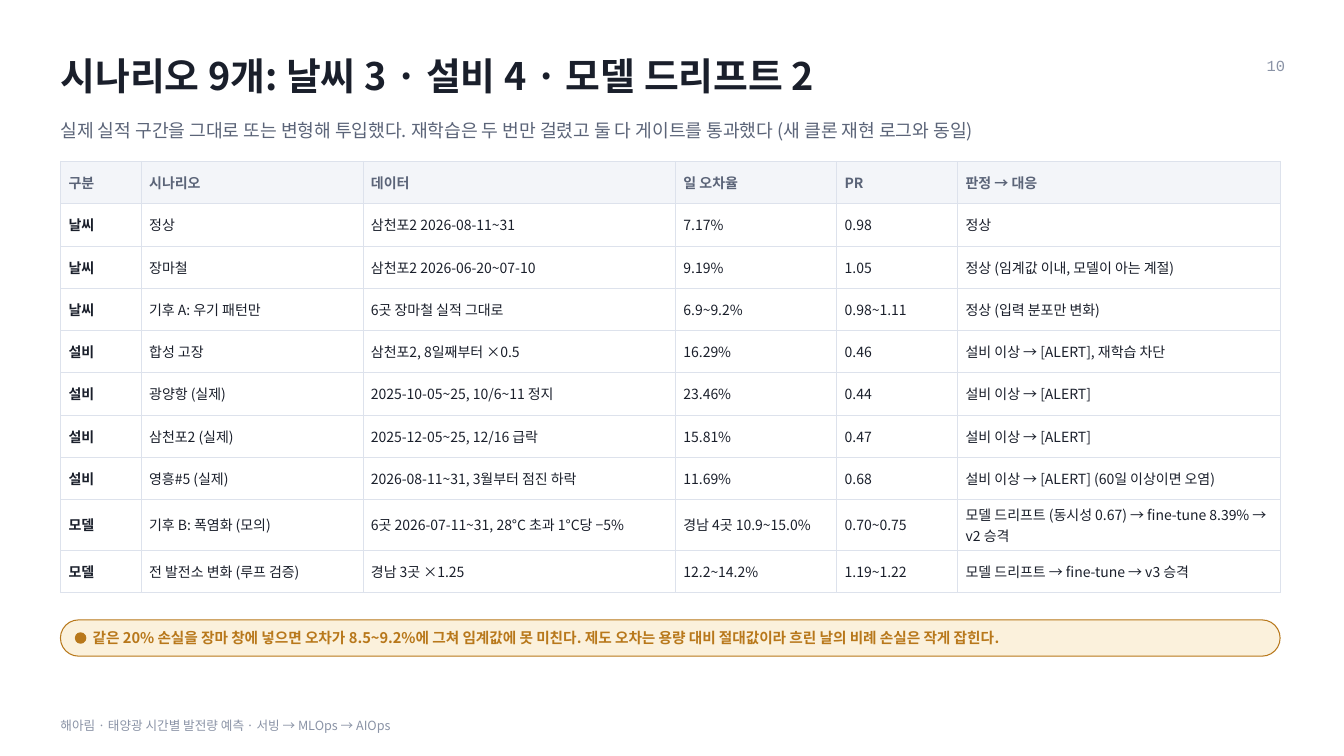
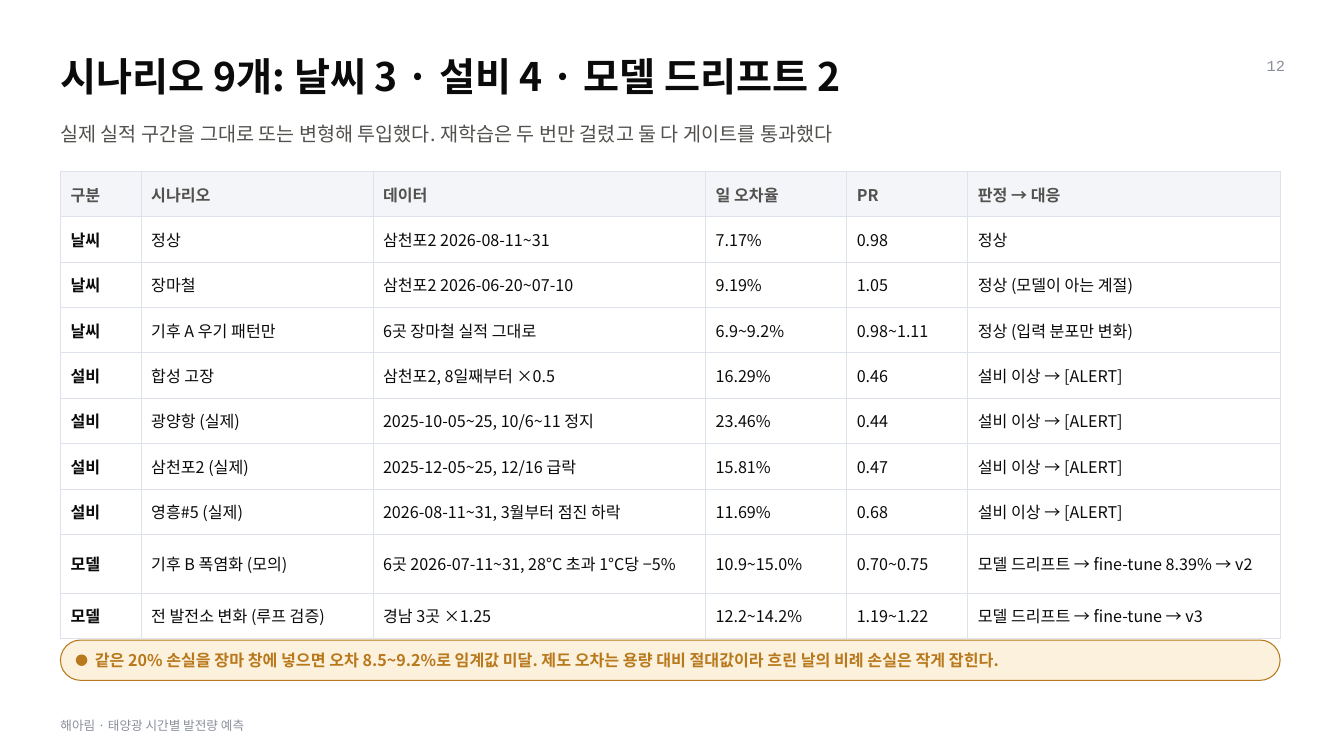
Before and after one commit to leemingi0906/model-serving, a slide deck: slide 12 of team_solar/release/Haearim_deck.pptx (slide 10 before the commit). Drawn at 1344x756 pixels with LibreOffice and Linux fonts; fonts in the diff are those of the drawing. Boxes give left, top, right and bottom in pixels: in the first picture for what was removed or moved away, otherwise in the second. Text is boxed around its words. In the diff, an @@ line names an element or a change of style, - is before the commit and + after.

```diff
--- a/team_solar/release/Haearim_deck.pptx
+++ b/team_solar/release/Haearim_deck.pptx
@@ text "시나리오 9개: 날씨 3 · ..." at bbox=[60, 58, 841, 95]: size 27 to 28 pt, text colour #1A1F2B to #0B0B0B @@
@@ text at bbox=[1267, 61, 1285, 71]: text changed; text colour #8A93A6 to #8A8F9A @@
-10
+12
@@ text at bbox=[60, 124, 832, 143]: text changed; size 13 to 14 pt; text colour #5B6478 to #52514E @@
-실제 실적 구간을 그대로 또는 변형해 투입했다. 재학습은 두 번만 걸렸고 둘 다 게이트를 통과했다 (새 클론 재현 로그와 동일)
+실제 실적 구간을 그대로 또는 변형해 투입했다. 재학습은 두 번만 걸렸고 둘 다 게이트를 통과했다
@@ table at bbox=[60, 171, 1280, 629] @@
-row 3, column 6: 정상 (임계값 이내, 모델이 아는 계절)
+row 3, column 6: 정상 (모델이 아는 계절)
-row 4, column 2: 기후 A: 우기 패턴만
+row 4, column 2: 기후 A 우기 패턴만
-row 5, column 6: 설비 이상 → [ALERT], 재학습 차단
+row 5, column 6: 설비 이상 → [ALERT]
-row 8, column 6: 설비 이상 → [ALERT] (60일 이상이면 오염)
+row 8, column 6: 설비 이상 → [ALERT]
-row 9: 모델 | 기후 B: 폭염화 (모의) | 6곳 2026-07-11~31, 28°C 초과 1°C당 −5% | 경남 4곳 10.9~15.0% | 0.70~0.75 | 모델 드리프트 (동시성 0.67) → fine-tune 8.39% → v2 승격
+row 9: 모델 | 기후 B 폭염화 (모의) | 6곳 2026-07-11~31, 28°C 초과 1°C당 −5% | 10.9~15.0% | 0.70~0.75 | 모델 드리프트 → fine-tune 8.39% → v2
-row 10, column 6: 모델 드리프트 → fine-tune → v3 승격
+row 10, column 6: 모델 드리프트 → fine-tune → v3
@@ size 10 to 11.5 pt in "구분", "시나리오", "데이터", "일 오차율" and 48 more places @@
@@ text colour #5B6478 to #52514E in "구분", "시나리오", "데이터", "일 오차율" and 2 more places @@
@@ text colour #1A1F2B to #0B0B0B in "날씨", "정상", "삼천포2 2026-08-11~31", "7.17%" and 42 more places @@
@@ table: place and size @@
-table at bbox=[60, 161, 1280, 584]
+table at bbox=[60, 171, 1280, 629]
@@ rounded rectangle: place and size @@
-rounded rectangle at bbox=[60, 620, 1280, 656]
+rounded rectangle at bbox=[60, 640, 1280, 681]
@@ ellipse: place and size @@
-ellipse at bbox=[76, 633, 86, 643]
+ellipse at bbox=[77, 655, 87, 665]
@@ text at bbox=[95, 652, 999, 668]: text changed; size 10.5 to 11.5 pt @@
-같은 20% 손실을 장마 창에 넣으면 오차가 8.5~9.2%에 그쳐 임계값에 못 미친다. 제도 오차는 용량 대비 절대값이라 흐린 날의 비례 손실은 작게 잡힌다.
+같은 20% 손실을 장마 창에 넣으면 오차 8.5~9.2%로 임계값 미달. 제도 오차는 용량 대비 절대값이라 흐린 날의 비례 손실은 작게 잡힌다.
@@ text at bbox=[60, 719, 244, 731]: text changed; text colour #8A93A6 to #8A8F9A @@
-해아림 · 태양광 시간별 발전량 예측 · 서빙 → MLOps → AIOps
+해아림 · 태양광 시간별 발전량 예측
```
Also in this commit, not shown: 15 other slides changed, 6 slides added, 1 slide removed, 13 other files.
